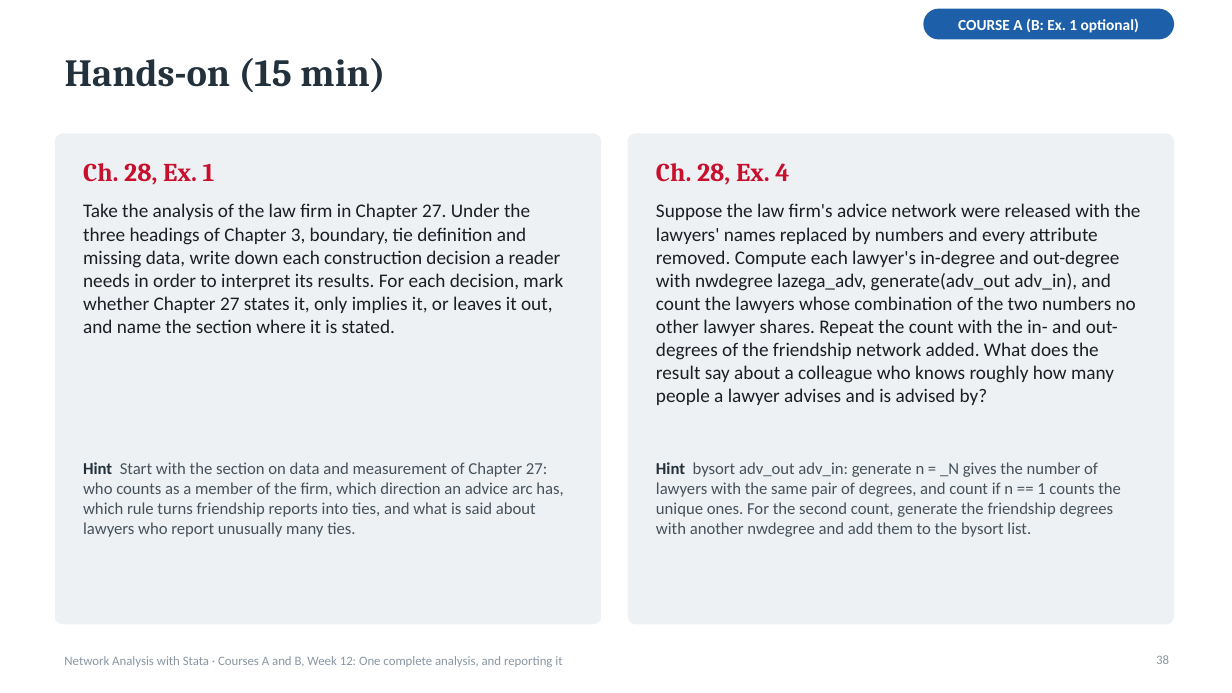
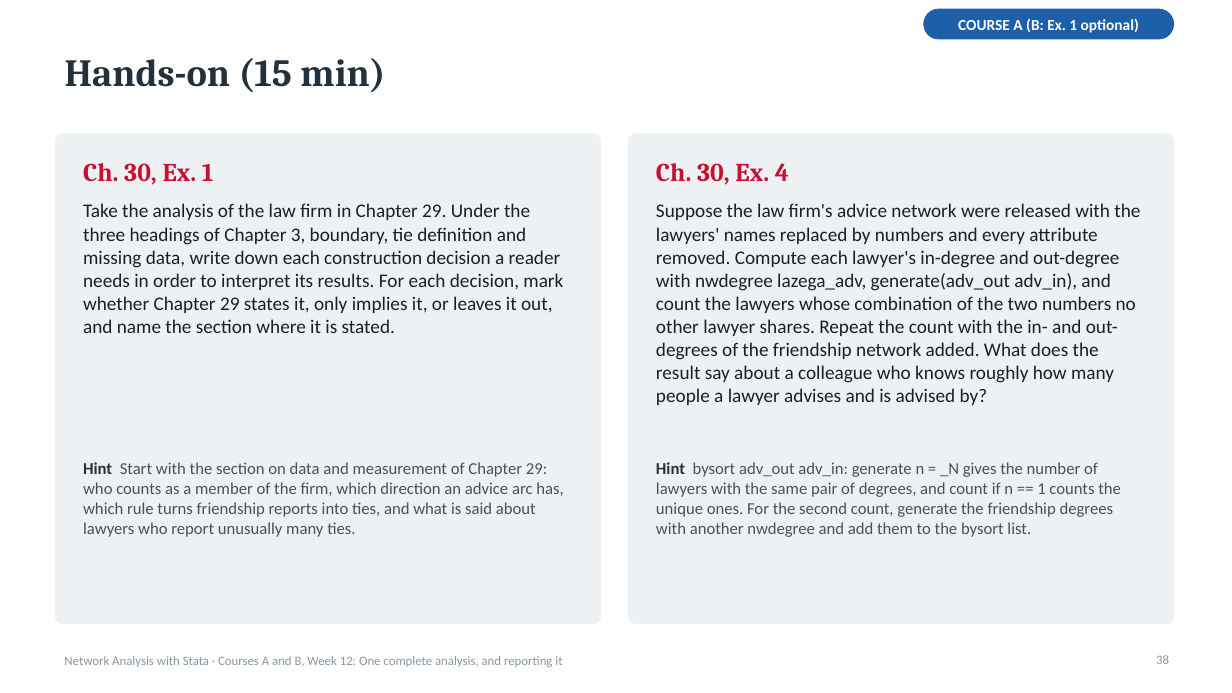
Before and after one commit to thomas-u-grund/nwcommands, a slide deck: slide 38 of website/book/teaching/slides/courseA_week12_complete_analysis.pptx. Drawn at 1232x693 pixels with LibreOffice and Linux fonts; fonts in the diff are those of the drawing. Boxes give left, top, right and bottom in pixels: in the first picture for what was removed or moved away, otherwise in the second. Text is boxed around its words. In the diff, an @@ line names an element or a change of style, - is before the commit and + after.

```diff
--- a/website/book/teaching/slides/courseA_week12_complete_analysis.pptx
+++ b/website/book/teaching/slides/courseA_week12_complete_analysis.pptx
@@ text at (83, 163, 214, 185): text changed @@
-Ch. 28, Ex. 1
+Ch. 30, Ex. 1
@@ text at (656, 163, 789, 185): text changed @@
-Ch. 28, Ex. 4
+Ch. 30, Ex. 4
@@ text at (83, 203, 563, 333): text changed @@
-Take the analysis of the law firm in Chapter 27. Under the three headings of Chapter 3, boundary, tie definition and missing data, write down each construction decision a reader needs in order to interpret its results. For each decision, mark whether Chapter 27 states it, only implies it, or leaves it out, and name the section where it is stated.
+Take the analysis of the law firm in Chapter 29. Under the three headings of Chapter 3, boundary, tie definition and missing data, write down each construction decision a reader needs in order to interpret its results. For each decision, mark whether Chapter 29 states it, only implies it, or leaves it out, and name the section where it is stated.
@@ text at (83, 462, 563, 537): text changed @@
-Hint Start with the section on data and measurement of Chapter 27: who counts as a member of the firm, which direction an advice arc has, which rule turns friendship reports into ties, and what is said about lawyers who report unusually many ties.
+Hint Start with the section on data and measurement of Chapter 29: who counts as a member of the firm, which direction an advice arc has, which rule turns friendship reports into ties, and what is said about lawyers who report unusually many ties.
```
Also in this commit, not shown: 16 other slides changed, 53 other files.
